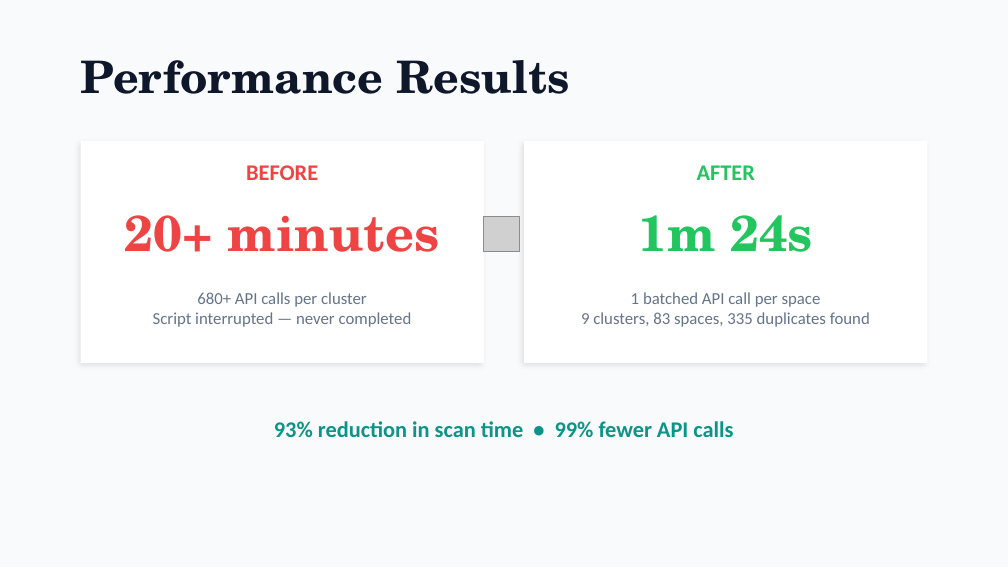
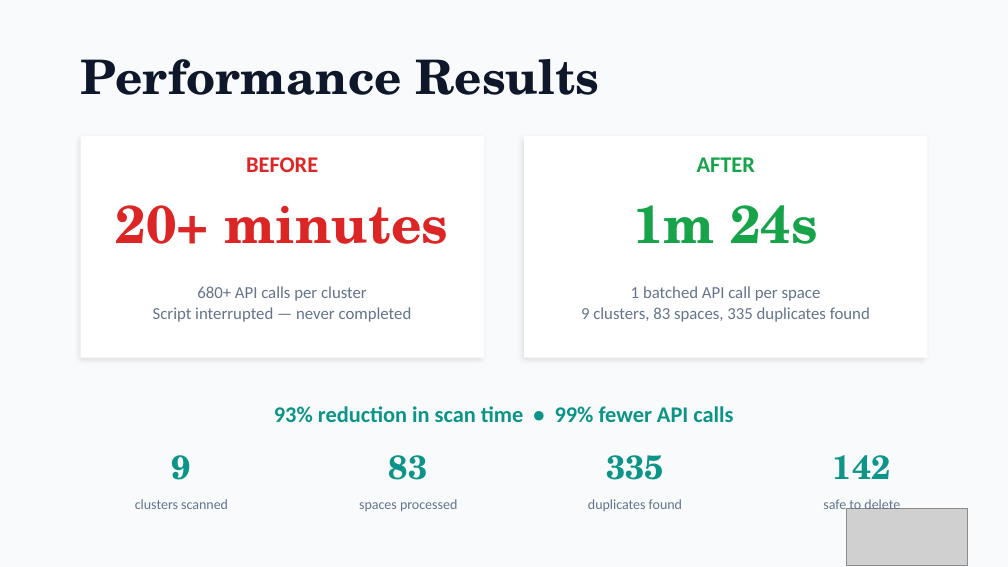
Before and after one commit to olajio/kibana-dataview-deduplicator, a slide deck: slide 8 of Duplicate_DataViews_Toolkit.pptx (slide 6 before the commit). Drawn at 1008x567 pixels with LibreOffice and Linux fonts; fonts in the diff are those of the drawing; grey boxes stand for pictures. Boxes give left, top, right and bottom in pixels: in the first picture for what was removed or moved away, otherwise in the second. Text is boxed around its words. In the diff, an @@ line names an element or a change of style, - is before the commit and + after.

```diff
--- a/Duplicate_DataViews_Toolkit.pptx
+++ b/Duplicate_DataViews_Toolkit.pptx
@@ text "Performance Results" at bbox=[81, 59, 599, 95]: size 32 to 34 pt @@
@@ text "BEFORE" at bbox=[246, 157, 318, 172]: text colour #EF4444 to #DC2626 @@
@@ 2 texts, 2 rectangles: place and size @@
-2 texts, 2 rectangles at bbox=[81, 141, 927, 363]
+2 texts, 2 rectangles at bbox=[81, 136, 927, 358]
@@ text "AFTER" at bbox=[697, 157, 755, 172]: text colour #22C55E to #16A34A @@
@@ text "20+ minutes": place and size @@
-text "20+ minutes" at bbox=[125, 215, 440, 252]
+text "20+ minutes" at bbox=[116, 205, 448, 244]
@@ text "20+ minutes" at bbox=[116, 205, 448, 244]: size 36 to 38 pt, text colour #EF4444 to #DC2626 @@
@@ text "1m 24s": place and size @@
-text "1m 24s" at bbox=[638, 215, 813, 252]
+text "1m 24s" at bbox=[633, 205, 818, 244]
@@ text "1m 24s" at bbox=[633, 205, 818, 244]: size 36 to 38 pt, text colour #22C55E to #16A34A @@
@@ picture removed at bbox=[484, 217, 519, 252] @@
@@ text "93% reduction in scan time ...": place and size @@
-text "93% reduction in scan time ..." at bbox=[274, 421, 733, 437]
+text "93% reduction in scan time ..." at bbox=[274, 406, 733, 422]
@@ text added at bbox=[172, 455, 191, 480], 24 pt, text #0D9488, bold @@
+9
@@ text added at bbox=[389, 455, 428, 480], 24 pt, text #0D9488, bold @@
+83
@@ text added at bbox=[606, 455, 664, 480], 24 pt, text #0D9488, bold @@
+335
@@ text added at bbox=[833, 455, 891, 479], 24 pt, text #0D9488, bold @@
+142
@@ text added at bbox=[135, 499, 228, 509], 10 pt, text #64748B @@
+clusters scanned
@@ text added at bbox=[359, 499, 457, 511], 10 pt, text #64748B @@
+spaces processed
@@ text added at bbox=[588, 499, 682, 511], 10 pt, text #64748B @@
+duplicates found
@@ text added at bbox=[823, 497, 900, 509], 10 pt, text #64748B @@
+safe to delete
@@ picture added at bbox=[847, 509, 968, 565] @@
```
Also in this commit, not shown: 8 other slides changed, 2 slides added, 3 other files.
